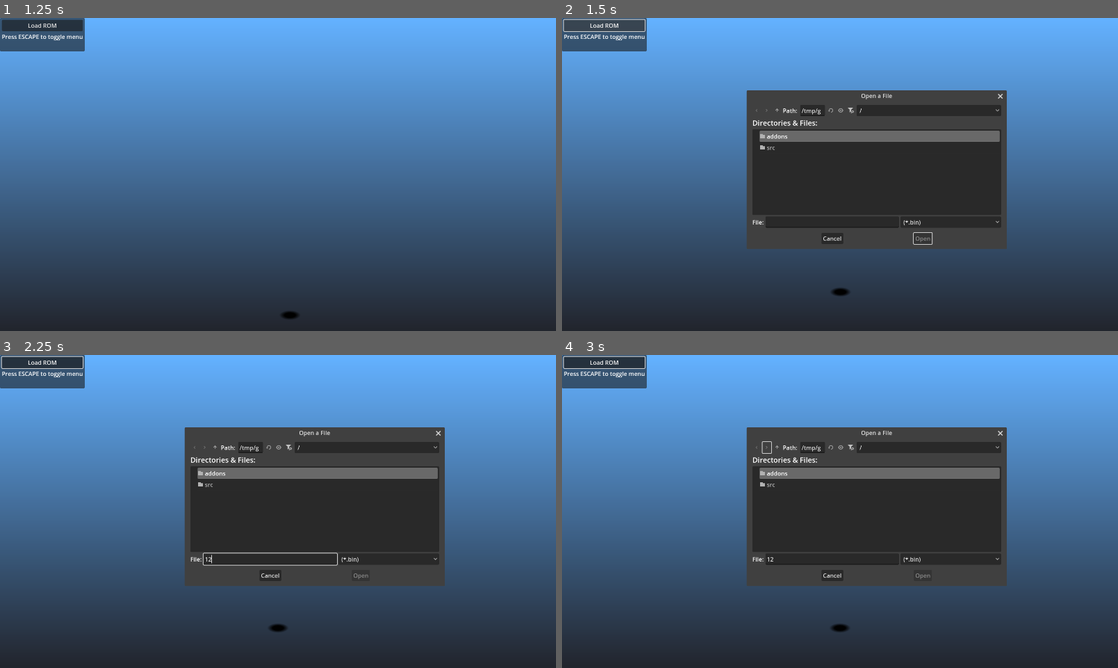
Above: before the commit, frames 1-4 (two rows, left to right).
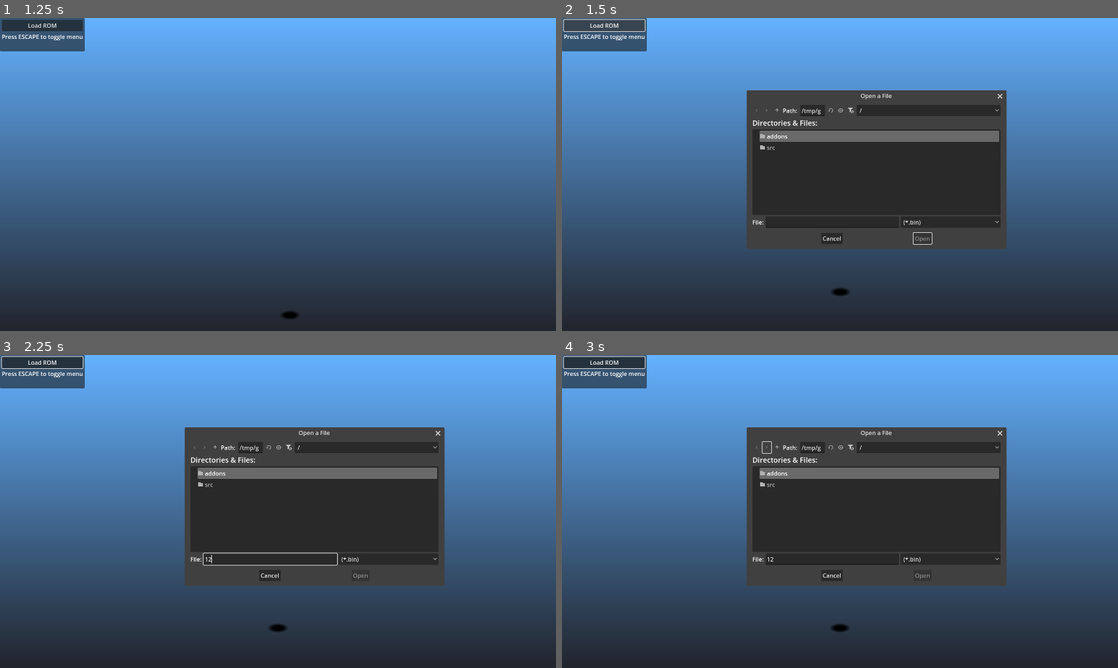
Above: after the commit, the same moments.

Repository: mrgudenheim/TacticsEngineG
Game: Godot game, scene res://src/Map/map_viewer.tscn
Same seed, same stepped clock (60 frames per second), same inputs: the game is played once before the commit and once after it.
Inputs (mouse positions are in pixels of both pictures, inside the frame that each line leads up to):
- Up to frame 1 (1.25 s): tap Enter (ui_accept) at 0.5, 0.77 s; move the mouse to (400, 158) at 0.52 s; hold D from 0.53 s (still down); tap Down (camera_down) at 0.6 s; click (400, 158) at 0.67 s
- Up to frame 2 (1.5 s): release D at 1.25 s; click "Load ROM" at 1.25 s
- Up to frame 3 (2.25 s): click (272, 558) at 2.02 s; type "12" at 2.1 s
- Up to frame 4 (3 s): click (767, 448) at 2.75 s

Frame 1 is identical in both runs. In frame 2, 0.1% of the frame differs, in the area x 46-80%, y 23-74%; in frame 3, 0.1%; in frame 4, 0.1%.
Error in both runs: Invalid access to property or key 'sequences' on a base object of type 'Nil'. (res://src/Unit/unit_animation_manager.gd:501)

Commit message:
added debug test printing of vfx frame data

Diff:
--- a/src/file_formats/visual_effect_data.gd
+++ b/src/file_formats/visual_effect_data.gd
@@ -244,34 +244,34 @@
 
 	# TODO maybe byte 1, bit 0x04 turns semi-transparency on or off?
 	# Mostly (only?) affects Summons creature and texture squares
-	var semi_transparency_on = ((vfx_frame.vram_bytes[1] & 0x02) >> 1) == 1
-	if not semi_transparency_on:
-		mesh_material.transparency = BaseMaterial3D.TRANSPARENCY_ALPHA_SCISSOR
-		mesh_material.alpha_scissor_threshold = 0.5
-	else:
-		var semi_transparency_mode = (vfx_frame.vram_bytes[0] & 0x60) >> 5 # TODO maybe byte 0, bit 0x60 is semi-transparency mode?
-		if semi_transparency_mode == 0: # 0.5 back + 0.5 forward
-			#albedo_texture = ImageTexture.create_from_image(image_mode_0)
-			mesh_material.albedo_color = Color(1, 1, 1, 0.5)
-			mesh_material.transparency = BaseMaterial3D.TRANSPARENCY_ALPHA
-			mesh_material.blend_mode = BaseMaterial3D.BLEND_MODE_MIX
-		elif semi_transparency_mode == 1: # 1 back + 1 forward
-			#albedo_texture = ImageTexture.create_from_image(vfx_spr.spritesheet)
-			#albedo_texture = ImageTexture.create_from_image(image_mode_0)
-			#mesh_material.albedo_color = Color(0.75, 0.75, 0.75, 1)
-			mesh_material.transparency = BaseMaterial3D.TRANSPARENCY_ALPHA
-			mesh_material.blend_mode = BaseMaterial3D.BLEND_MODE_ADD
-		elif semi_transparency_mode == 2: # 1 back - 1 forward
-			#albedo_texture = ImageTexture.create_from_image(vfx_spr.spritesheet)
-			mesh_material.transparency = BaseMaterial3D.TRANSPARENCY_ALPHA
-			mesh_material.blend_mode = BaseMaterial3D.BLEND_MODE_SUB
-		elif semi_transparency_mode == 3: # 1 back + 0.25 forward
-			#albedo_texture = ImageTexture.create_from_image(image_mode_3)
-			mesh_material.albedo_color = Color(0.25, 0.25, 0.25, 1)
-			mesh_material.transparency = BaseMaterial3D.TRANSPARENCY_ALPHA
-			mesh_material.blend_mode = BaseMaterial3D.BLEND_MODE_ADD
-			#mesh_material.transparency = BaseMaterial3D.TRANSPARENCY_ALPHA_SCISSOR
-			#mesh_material.alpha_scissor_threshold = 0.01
+	#var semi_transparency_on = ((vfx_frame.vram_bytes[1] & 0x02) >> 1) == 1
+	#if not semi_transparency_on:
+		#mesh_material.transparency = BaseMaterial3D.TRANSPARENCY_ALPHA_SCISSOR
+		#mesh_material.alpha_scissor_threshold = 0.5
+	#else:
+	var semi_transparency_mode = (vfx_frame.vram_bytes[0] & 0x60) >> 5 # TODO maybe byte 0, bit 0x60 is semi-transparency mode?
+	if semi_transparency_mode == 0: # 0.5 back + 0.5 forward
+		#albedo_texture = ImageTexture.create_from_image(image_mode_0)
+		mesh_material.albedo_color = Color(1, 1, 1, 0.5)
+		mesh_material.transparency = BaseMaterial3D.TRANSPARENCY_ALPHA
+		mesh_material.blend_mode = BaseMaterial3D.BLEND_MODE_MIX
+	elif semi_transparency_mode == 1: # 1 back + 1 forward
+		#albedo_texture = ImageTexture.create_from_image(vfx_spr.spritesheet)
+		#albedo_texture = ImageTexture.create_from_image(image_mode_0)
+		#mesh_material.albedo_color = Color(0.75, 0.75, 0.75, 1)
+		mesh_material.transparency = BaseMaterial3D.TRANSPARENCY_ALPHA
+		mesh_material.blend_mode = BaseMaterial3D.BLEND_MODE_ADD
+	elif semi_transparency_mode == 2: # 1 back - 1 forward
+		#albedo_texture = ImageTexture.create_from_image(vfx_spr.spritesheet)
+		mesh_material.transparency = BaseMaterial3D.TRANSPARENCY_ALPHA
+		mesh_material.blend_mode = BaseMaterial3D.BLEND_MODE_SUB
+	elif semi_transparency_mode == 3: # 1 back + 0.25 forward
+		#albedo_texture = ImageTexture.create_from_image(image_mode_3)
+		mesh_material.albedo_color = Color(0.25, 0.25, 0.25, 1)
+		mesh_material.transparency = BaseMaterial3D.TRANSPARENCY_ALPHA
+		mesh_material.blend_mode = BaseMaterial3D.BLEND_MODE_ADD
+		#mesh_material.transparency = BaseMaterial3D.TRANSPARENCY_ALPHA_SCISSOR
+		#mesh_material.alpha_scissor_threshold = 0.01
 
 	mesh_material.set_texture(BaseMaterial3D.TEXTURE_ALBEDO, albedo_texture)
 	mesh.surface_set_material(0, mesh_material)
--- a/src/rom_reader.gd
+++ b/src/rom_reader.gd
@@ -94,6 +94,17 @@
 
 	for ability_id: int in NUM_ACTIVE_ABILITIES:
 		abilities.append(AbilityData.new(ability_id))
+
+	# testing vfx vram data
+	#for ability_id: int in NUM_ACTIVE_ABILITIES:
+		#abilities[ability_id].vfx_data.init_from_file()
+		#var ability: AbilityData = abilities[ability_id]
+		#for frameset_idx: int in ability.vfx_data.frame_sets.size():
+			#for frame_idx: int in ability.vfx_data.frame_sets[frameset_idx].frame_set.size():
+				#var frame_data: VisualEffectData.VfxFrame = ability.vfx_data.frame_sets[frameset_idx].frame_set[frame_idx]
+				#if ((frame_data.vram_bytes[1] & 0x02) >> 1) == 0:
+					#push_warning([ability_id, ability.name, frameset_idx, frame_idx])
+
 
 	is_ready = true
 	rom_loaded.emit()
